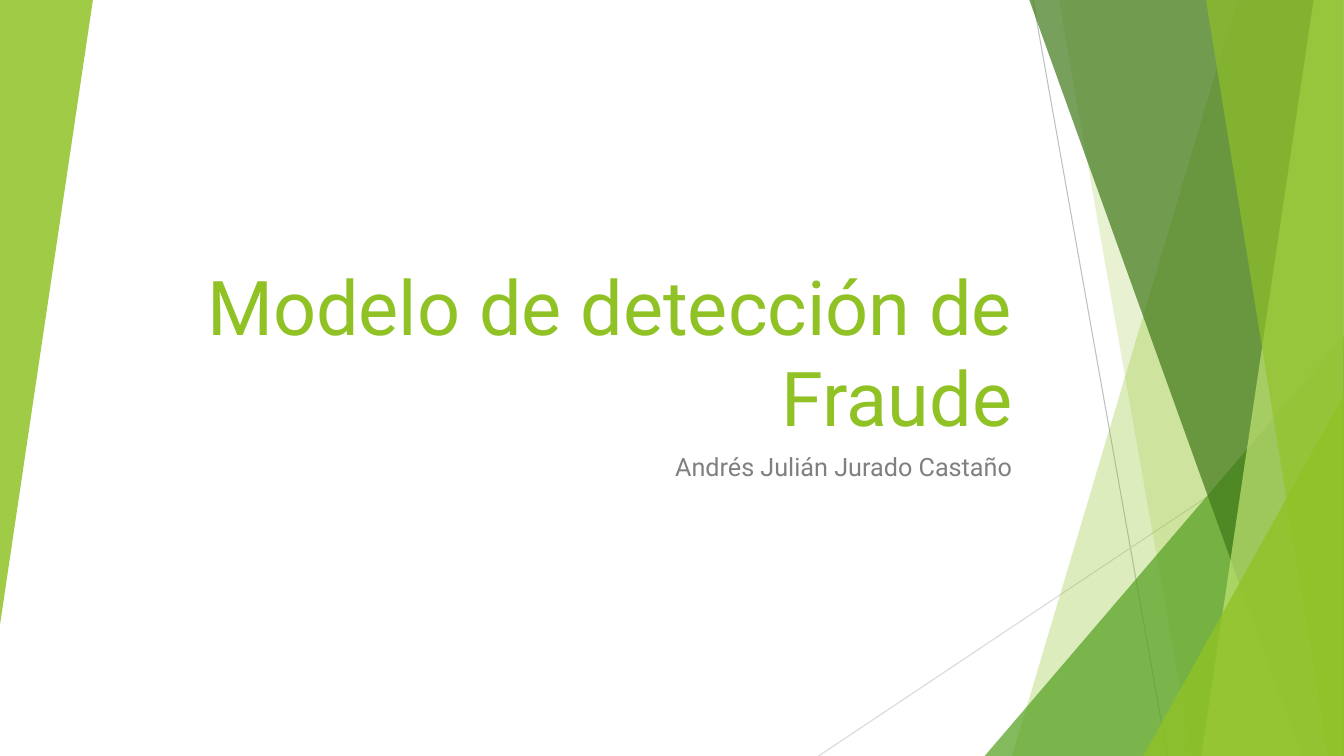
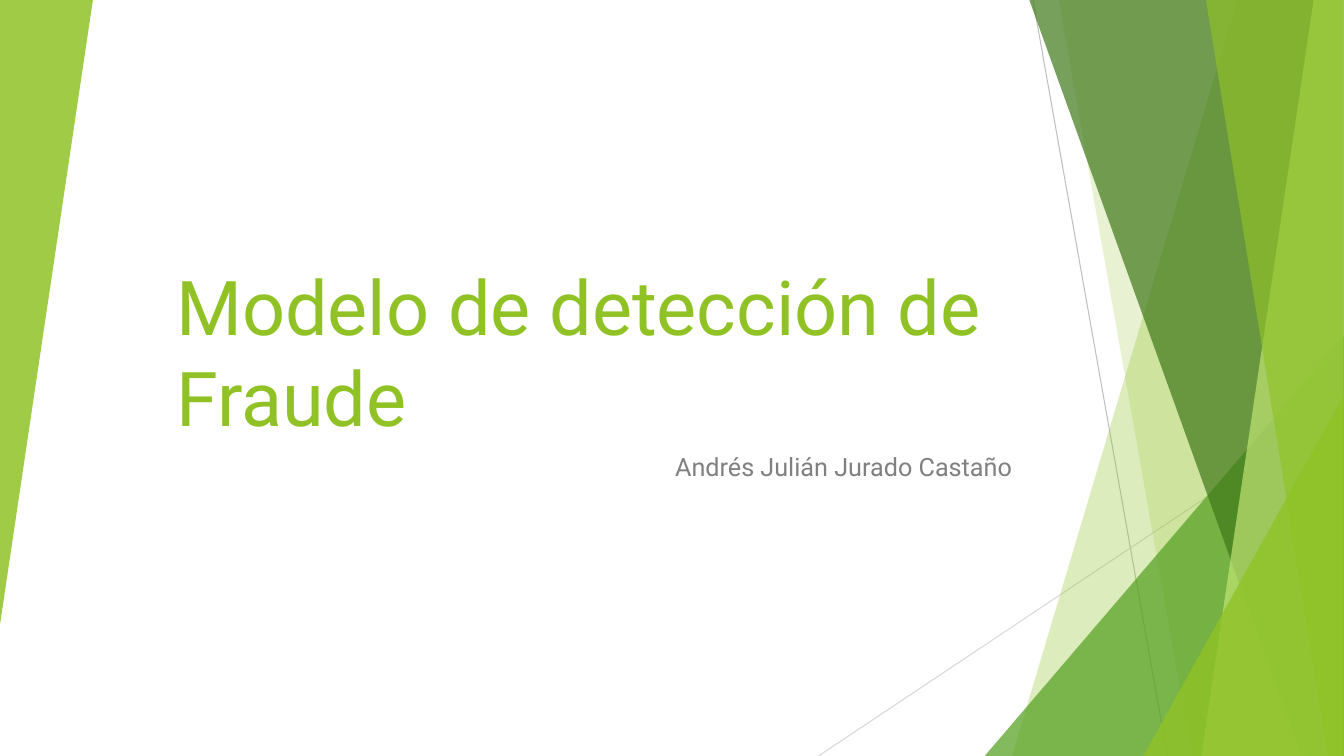
Before and after one commit to JuJurado238/Prueba_MeLi, a slide deck: slide 1 of Modelo de detección de Fraude.pptx. Drawn at 1344x756 pixels with LibreOffice and Linux fonts; fonts in the diff are those of the drawing. Boxes give left, top, right and bottom in pixels: in the first picture for what was removed or moved away, otherwise in the second. Text is boxed around its words. In the diff, an @@ line names an element or a change of style, - is before the commit and + after.

```diff
--- a/Modelo de detección de Fraude.pptx
+++ b/Modelo de detección de Fraude.pptx
@@ title "Modelo de detección de Fraude" at (176,278,981,427): alignment right to left @@
```
Also in this commit, not shown: 6 other slides changed, 1 slide added, 2 other files.
